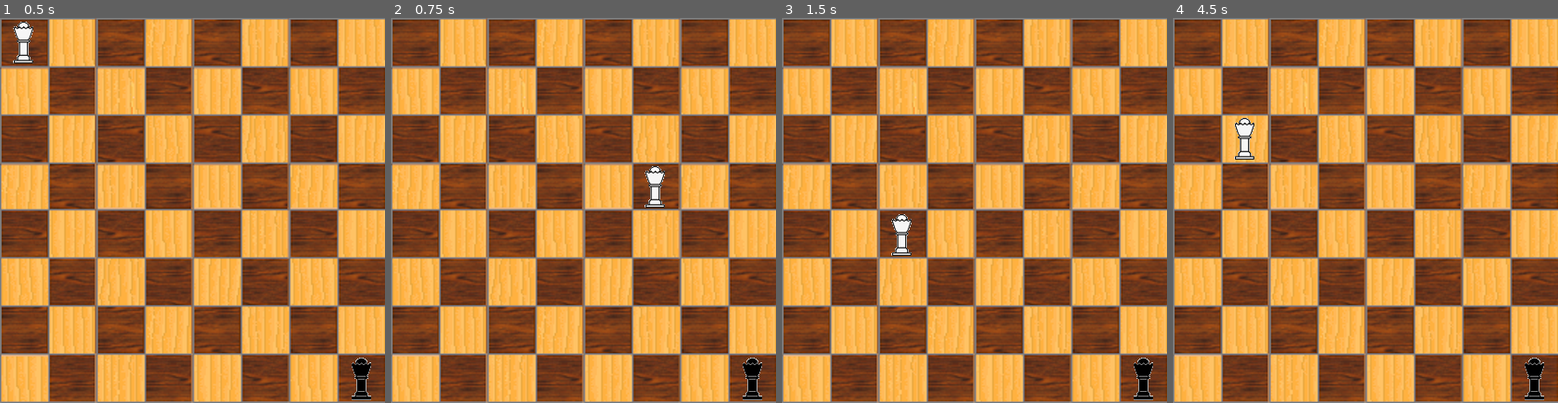
Above: before the commit, frames 1-4 (left to right).
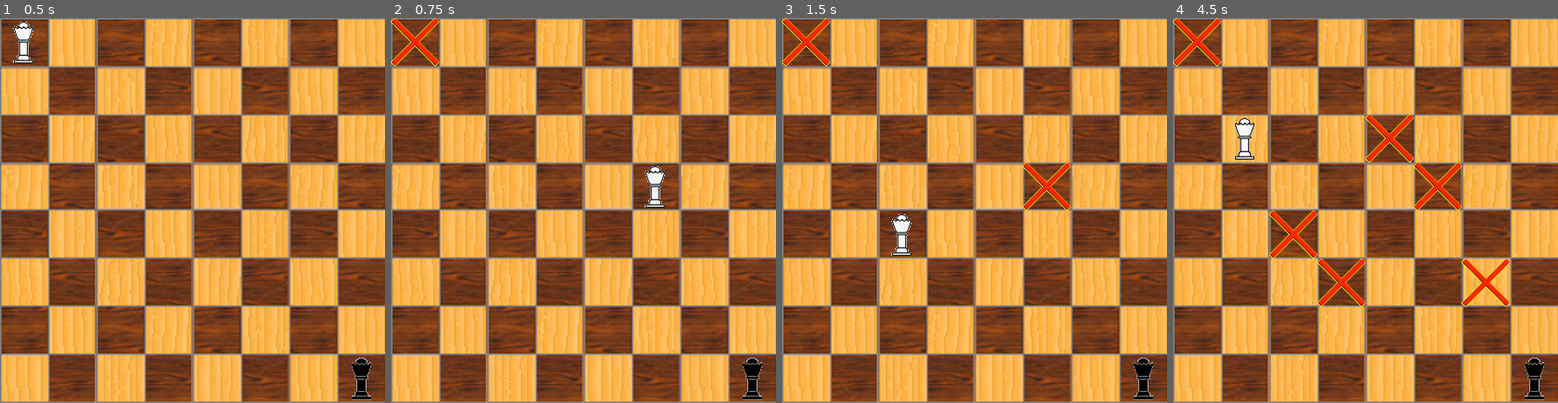
Above: after the commit, the same moments.

Repository: jmsato/IsolationGame
Game: Godot game, scene res://Root.tscn
Two runs of this game, one before a commit and one after it. Both use one fixed random seed, a clock stepped at 60 frames per second and the inputs below. The engine's default icon, where the game draws it, is replaced by a stand-in: a white triangle on a blue panel in a dark square.
Inputs (mouse positions are in pixels of both pictures, inside the frame that each line leads up to):
- Up to frame 1 (0.5 s): no input
- Up to frame 2 (0.75 s): tap Enter at 0.5 s; move the mouse to (668, 191) at 0.52 s; click (668, 191) at 0.67 s
- Up to frame 3 (1.5 s): tap Space at 1.25 s; move the mouse to (897, 229) at 1.27 s; click (897, 229) at 1.42 s
- Up to frame 4 (4.5 s): tap Enter at 2, 3.5 s; move the mouse to (1404, 125) at 2.02 s; click (1404, 125) at 2.17 s; tap Space at 2.75, 4.25 s; move the mouse to (1346, 287) at 2.77 s; click (1346, 287) at 2.92 s; move the mouse to (1481, 268) at 3.52 s; click (1481, 268) at 3.67 s; move the mouse to (1250, 152) at 4.27 s; click (1250, 152) at 4.42 s

Frame 1 is identical in both runs. In frame 2, 0.6% of the frame differs, in the area x 0-13%, y 0-13%; in frame 3, 1.1%; in frame 4, 3.4%, in the area x 0-88%, y 0-75%.

Commit message:
Started MCTS

Diff:
--- a/Scripts/Board.gd
+++ b/Scripts/Board.gd
@@ -6,6 +6,7 @@
 const player2type = 'ai'
 var state = PoolIntArray() #Represents the 8x8 grid
 var isTerminal = false
+var tiles = []
 
 #To handle player and AI
 var Player
@@ -13,48 +14,63 @@
 
 func _ready():
 	state.resize(64) #Initializes the array of the board
+	state[0] = 1 #Add the player to the beginning of the state
+	state[63] = 2 #Add the agent to the end of the state
 	generate_tiles() #Generates the tiles of the board
 	generate_players() #Generates the queen players
 	Player = get_node("/root/Root/Board/QueenW")
 	Agent = get_node("/root/Root/Board/QueenB")
 
-func _physics_process(delta):
+#func _physics_process(delta):
 	#Initialize
-	var current_player = 1
-	# player_types = [player1type, player2type]
+#	var current_player = 1
+#	var player_types = [player1type, player2type]
 	#Game loop
-	#while(!isTerminal):
-	#	if player_types[current_player] == player1type:
-	#		player_move()
-	#		current_player =  (curent_player + 1)
-	#	else:
-	#		mcts()
-	#		current_player =  (curent_player + 1) % 2
+#	while(!isTerminal):
+#		if player_types[current_player] == player1type:
+#			if Input.is_mouse_button_pressed(BUTTON_LEFT):
+#				print("Button pressed")
+#			current_player = (current_player + 1)
+#		else:
+#			mcts()
+#			current_player = (current_player + 1) % 2
 
 func generate_tiles():
-	for x in range(BOARD_DIMENSIONS.x):
-		for y in range(BOARD_DIMENSIONS.y):
+	for y in range(BOARD_DIMENSIONS.y):
+		for x in range(BOARD_DIMENSIONS.x):
 			var new_tile = load("res://Scenes/BoardTile.tscn").instance()
 			add_child(new_tile)
 			new_tile.set_tile_position(Vector2(x, y)*dimension)
+			tiles.append(new_tile)
+
 
 func generate_players():
 	var white = load("res://Scenes/QueenW.tscn").instance()
 	add_child(white)
 	var black = load("res://Scenes/QueenB.tscn").instance()
 	black.move(Vector2(7,7)*dimension)
-
 	add_child(black)
 
 func _input(event):
-	if event is InputEventMouseButton and event.button_index == BUTTON_LEFT:
-		print("xcoord:" + str(int(event.position.x)) + "\n")
-		print("ycoord:" + str(int(event.position.y)) + "\n")
-		var xCoord = (int(event.position.x/dimension)) * dimension
-		var yCoord = (int(event.position.y/dimension)) * dimension
-		print("Move xcoord:" + str(xCoord) + "\n")
-		print("Move ycoord:" + str(yCoord) + "\n")
+	var playerXTile = int(Player.get_position().x/dimension)
+	var playerYTile = int(Player.get_position().y/dimension)
+	var playerIndex = (playerYTile*BOARD_DIMENSIONS.y)+playerXTile
+	var playerTile = tiles[playerIndex]
+	if event is InputEventMouseButton and event.button_index == BUTTON_LEFT and event.pressed and playerTile.piece["piece"] == null and playerTile.piece["exists"] == false:
+		var eventXTile = int(event.position.x/dimension)
+		var eventYTile = int(event.position.y/dimension)
+		state[playerIndex] = 2 #Mark previous tile as taken
+		state[(eventYTile*BOARD_DIMENSIONS.y)+eventXTile] = 1 #Mark new tile as player
+		var xCoord = eventXTile * dimension
+		var yCoord = eventYTile * dimension
+		#Mark the last tile as used
+		playerTile.remove_piece()
 		Player.move(Vector2(xCoord, yCoord))
+
+func mcts():
+	var xCoord = randi()%8
+	var yCoord = randi()%8
+	Agent.move(Vector2(xCoord, yCoord)*dimension)
 
 func check_valid(pos):
 	return true
--- a/Scripts/BoardTile.gd
+++ b/Scripts/BoardTile.gd
@@ -5,7 +5,7 @@
 #When a piece is placed
 signal place_piece
 #Holds the node for when a spot is taken
-onready var TakenPiece = get_node("X")
+var TakenPiece
 
 #Data structure for Piece node that tile is holding
 var piece = {
@@ -21,14 +21,16 @@
 
 func set_tile_position(new_position):
 	position = new_position
+	TakenPiece = get_node("X")
 
 func remove_piece():
-	piece["exists"] = false
-	piece["piece"] = null #TODO change to taken piece
-	TakenPiece.setVisible(true)
+	piece["exists"] = true
+	piece["piece"] = TakenPiece
+	TakenPiece.visible=true
 	emit_signal("remove_piece")
 
-func set_piece(piece):
+func set_piece():
 	piece["exists"] = true
-	piece["piece"] = piece
+	piece["piece"] = TakenPiece
+	TakenPiece.visible = true
 	emit_signal("add_piece")
--- /dev/null
+++ b/Scripts/TreeNode.gd
@@ -0,0 +1,41 @@
+extends Node2D
+
+#Class variables
+var nActions = 5;
+var epsilon = 1e-6
+
+class TreeNode:
+	var children = []
+	var nVisits
+	var totValue
+
+	func _ready():
+		pass
+
+	func selectAction():
+		var visited = []
+		var current = self
+		visited.append(current)
+		while (!current.isLeaf):
+			current = current.select()
+			visited.append(current)
+		current.expand()
+		var newNode = current.select()
+		visited.append(newNode)
+		var value = rollOut(newNode)
+		for item in visited:
+			node.updateStats(value)
+
+	func expand():
+		children = []
+		children.resize(nActions)
+		for i in range(0, nActions-1):
+			children.append(i, TreeNode())
+			print("in loop")
+
+	func select():
+		var selected = null
+		var bestValue = 1e-32
+		for item in children:
+			var uctValue = item.totValue / (item.nVisits + epsilon) + Math.sqrt(Math.log(nVisits+1) / (c.nVisits + epsilon))
+			#finish the uctValue and this
--- a/project.godot
+++ b/project.godot
@@ -21,6 +21,11 @@
 window/size/resizable=false
 window/stretch/mode="2d"
 
+[input]
+
+ui_move=[ Object(InputEventMouseButton,"resource_local_to_scene":false,"resource_name":"","device":0,"alt":false,"shift":false,"control":false,"meta":false,"command":false,"button_mask":0,"position":Vector2( 0, 0 ),"global_position":Vector2( 0, 0 ),"factor":1.0,"button_index":1,"pressed":false,"doubleclick":false,"script":null)
+ ]
+
 [rendering]
 
 environment/default_environment="res://default_env.tres"
